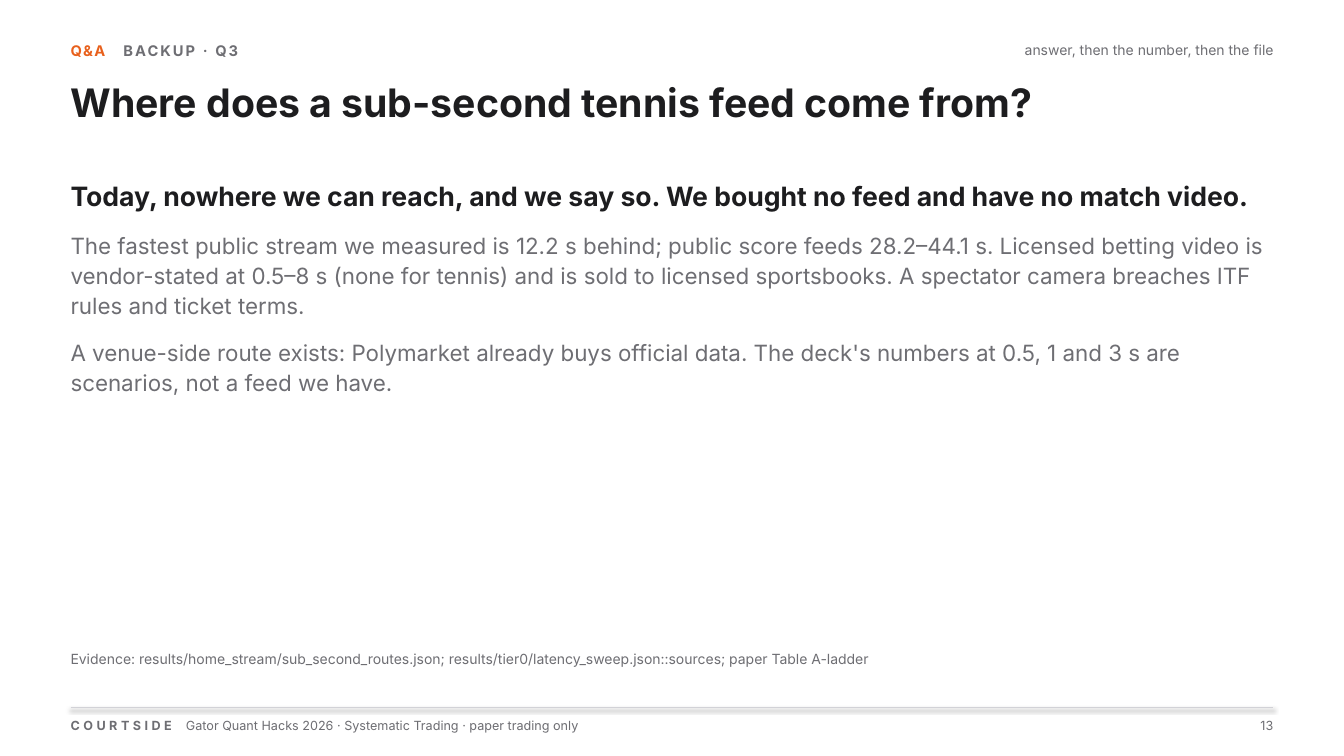
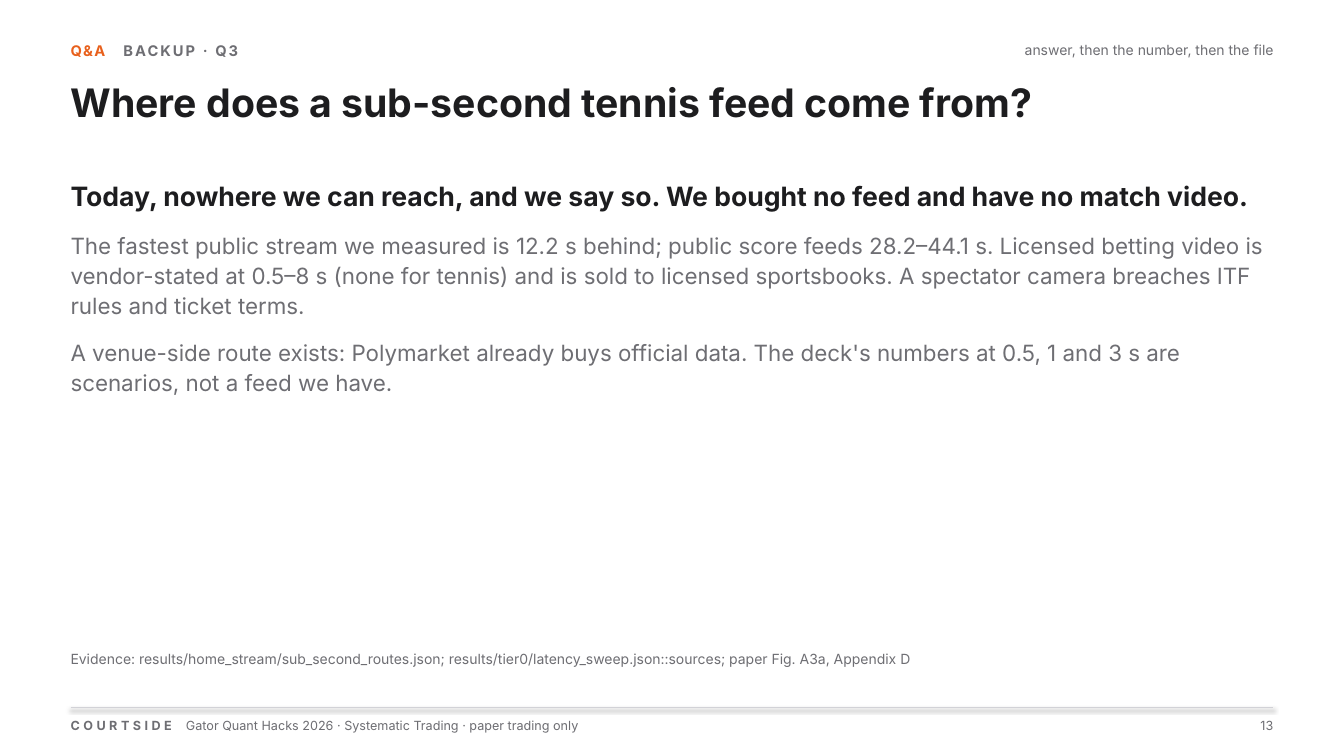
Before and after one commit to OjasMishra32/computervisionpredictivetabletennismoneymachineouuushiii, a slide deck: slide 13 of docs/deck/courtside.pptx. Drawn at 1344x756 pixels with LibreOffice and Linux fonts; fonts in the diff are those of the drawing. Boxes give left, top, right and bottom in pixels: in the first picture for what was removed or moved away, otherwise in the second. Text is boxed around its words. In the diff, an @@ line names an element or a change of style, - is before the commit and + after.

```diff
--- a/docs/deck/courtside.pptx
+++ b/docs/deck/courtside.pptx
@@ text at [71,653,910,667]: text changed @@
-Evidence: results/home_stream/sub_second_routes.json; results/tier0/latency_sweep.json::sources; paper Table A-ladder
+Evidence: results/home_stream/sub_second_routes.json; results/tier0/latency_sweep.json::sources; paper Fig. A3a, Appendix D
```
Also in this commit, not shown: 13 other slides changed, 41 other files.
